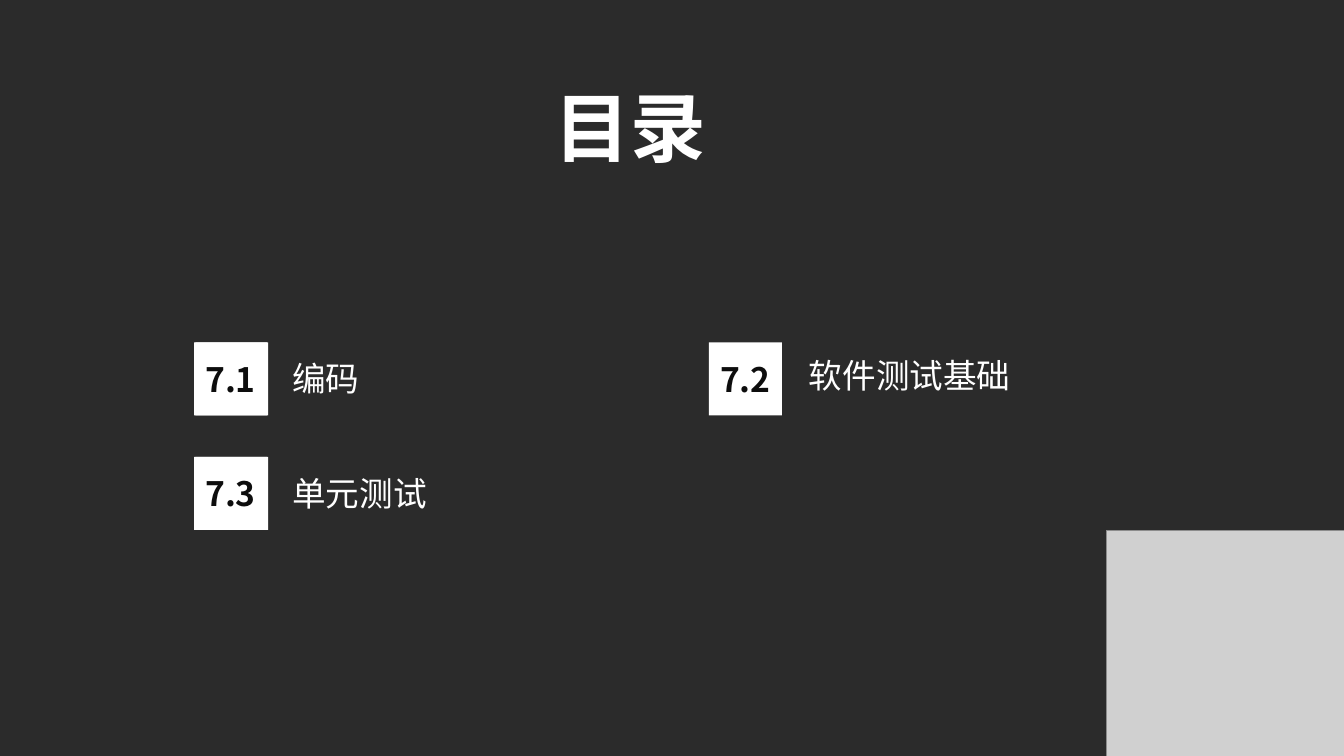
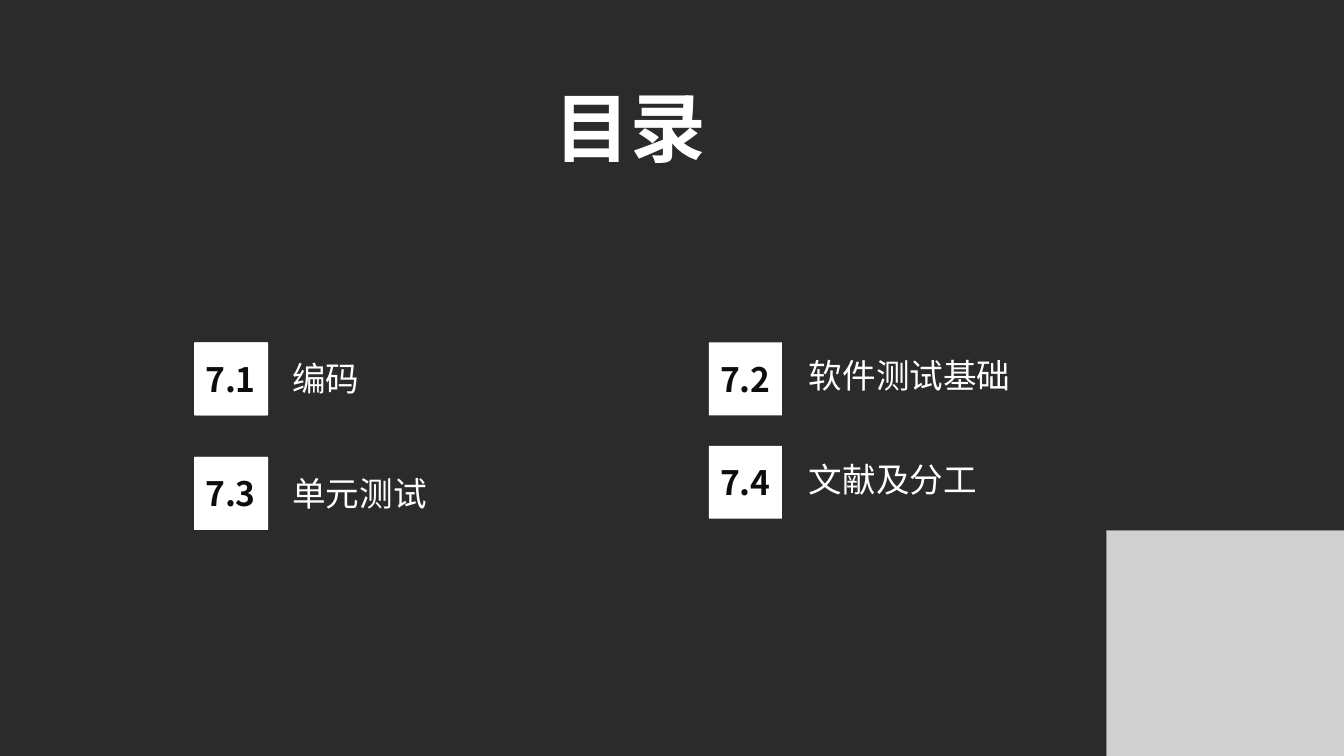
Before and after one commit to JakerHXR/Software-manage, a slide deck: slide 4 of 翻转课堂/G04 7.1 - 7.3.pptx. Drawn at 1344x756 pixels with LibreOffice and Linux fonts; fonts in the diff are those of the drawing; grey boxes stand for pictures; background and template pictures are left out; a plain dark background stands for a picture behind light text. Boxes give left, top, right and bottom in pixels: in the first picture for what was removed or moved away, otherwise in the second. Text is boxed around its words. In the diff, an @@ line names an element or a change of style, - is before the commit and + after.

```diff
--- a/翻转课堂/G04 7.1 - 7.3.pptx
+++ b/翻转课堂/G04 7.1 - 7.3.pptx
@@ rectangle added at <box>709,446,781,518</box>, fill #FFFFFF, 24 pt, text #0D0D0D, bold @@
+7.4
@@ text added at <box>809,463,977,495</box>, 24 pt, text #FFFFFF @@
+文献及分工
```
Also in this commit, not shown: 3 slides added.
